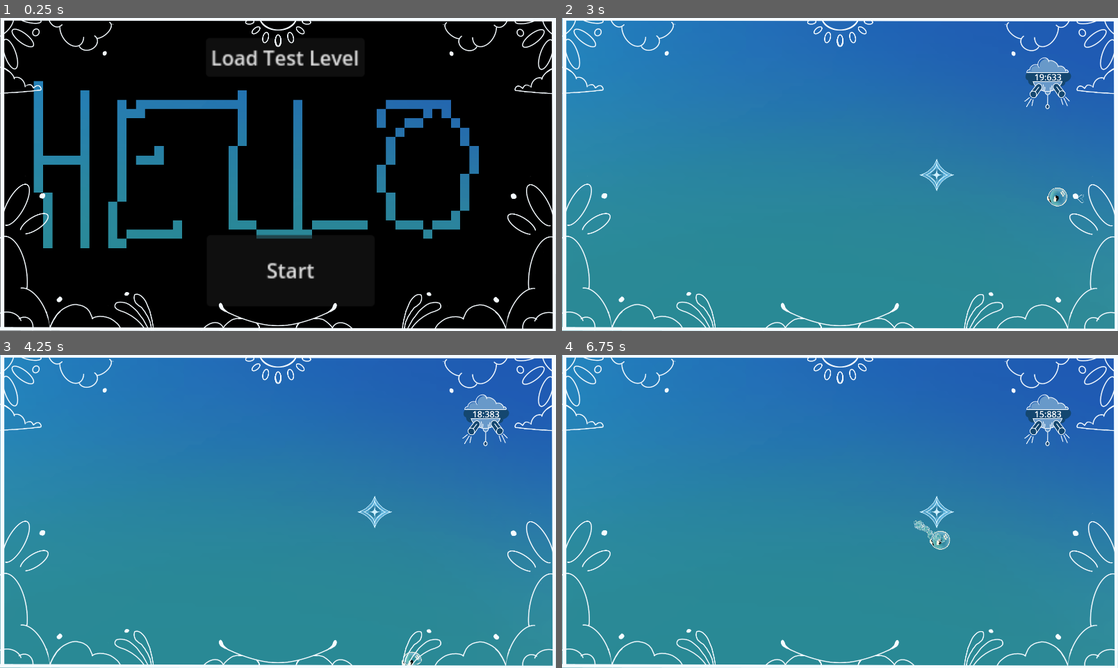
Above: before the commit, frames 1-4 (two rows, left to right).
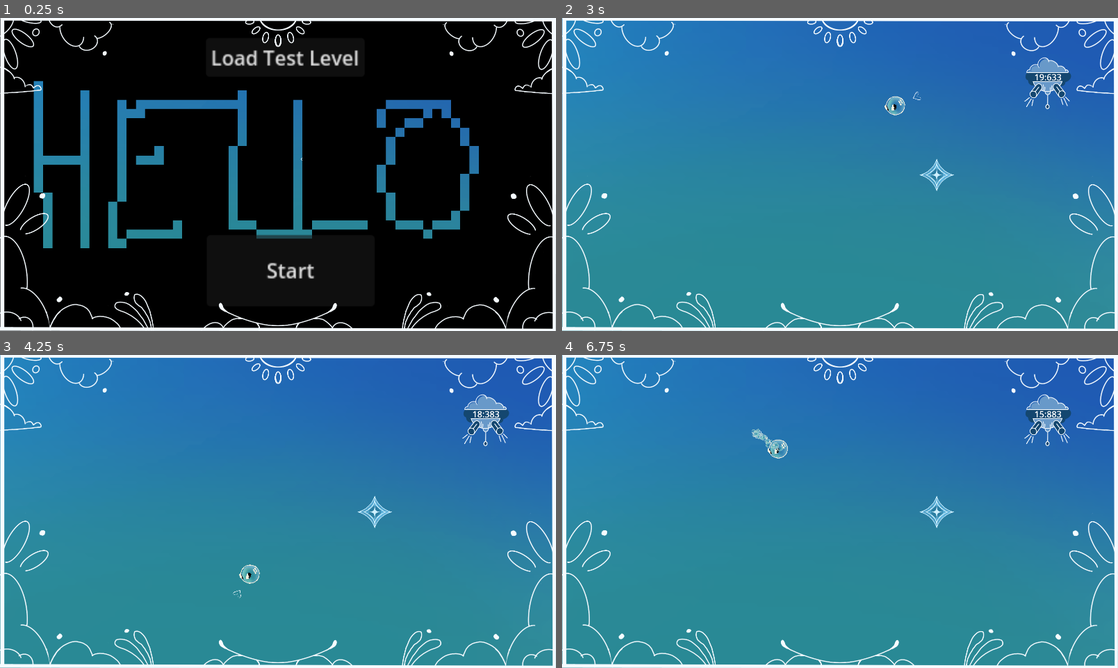
Above: after the commit, the same moments.

Repository: davifarhi/GGJ25-CrashSim-Untitled
Game: Godot game, scene res://scenes/levels/hello.tscn
Same seed, same stepped clock (60 frames per second), same inputs: the game is played once before the commit and once after it.
Inputs (mouse positions are in pixels of both pictures, inside the frame that each line leads up to):
- Up to frame 1 (0.25 s): no input
- Up to frame 2 (3 s): click "Start" at 0.5 s; move the mouse to (962, 158) at 1.27 s; hold Delete 1.28-2.03 s; move the mouse to (728, 190) at 2.02 s; click (728, 190) at 2.1 s; tap Delete at 2.3 s; move the mouse to (895, 105) at 2.77 s; hold Delete from 2.78 s (still down)
- Up to frame 3 (4.25 s): tap Enter at 3.5 s; move the mouse to (250, 574) at 3.52 s; release Delete at 3.53 s; tap Delete at 3.6 s
- Up to frame 4 (6.75 s): tap Space at 4.25, 5.75 s; move the mouse to (1006, 558) at 4.27 s; hold Delete 4.28-5.03 s; click (1006, 558) at 4.35 s; tap Enter at 5, 6.5 s; move the mouse to (673, 464) at 5.02 s; tap Delete at 5.1 s; move the mouse to (867, 511) at 5.77 s; hold Delete 5.78-6.53 s; move the mouse to (756, 433) at 6.52 s; click (756, 433) at 6.6 s

The runs differ from the first frame. In frame 1, less than 0.1% of the frame differs, in the area x 54-55%, y 44-46%; in frame 2, 0.3%; in frame 3, 0.2%; in frame 4, 0.5%, in the area x 34-70%, y 23-63%.

Commit message:
Fix mouse controls again

Diff:
--- a/ggj-crashsim-untilted/scenes/Boubou.gd
+++ b/ggj-crashsim-untilted/scenes/Boubou.gd
@@ -57,13 +57,13 @@
 	if event is InputEventJoypadButton or event is InputEventJoypadMotion:
 		currentInputType = InputType.Gamepad
 
+func GetMousePosInWorld() -> Vector2:
+	return get_global_mouse_position()
+
 func InputDir() -> Vector2:
 	var dir = Vector2(0, 0)
 	if currentInputType == InputType.Mouse:
-		var screen_pos = global_position
-		if camera != null:
-			screen_pos = global_position - camera.global_position + Vector2(get_viewport().size)/2
-		dir = get_viewport().get_mouse_position() - screen_pos
+		dir = GetMousePosInWorld() - global_position
 	elif currentInputType == InputType.Gamepad:
 		dir = Input.get_vector("JoypadDirLeft", "JoypadDirRight", "JoypadDirUp", "JoypadDirDown")
 
@@ -105,11 +105,7 @@
 	# TODO: debug code, to remove :)
 	if Input.is_key_pressed(KEY_DELETE):
 		linear_velocity = Vector2(0, 0)
-
-		var offset = Vector2(0, 0)
-		if camera != null:
-			offset = camera.global_position - Vector2(get_viewport().size)/2
-		global_position = get_viewport().get_mouse_position() + offset
+		global_position = GetMousePosInWorld()
 
 
 func _physics_process(_delta: float) -> void:
